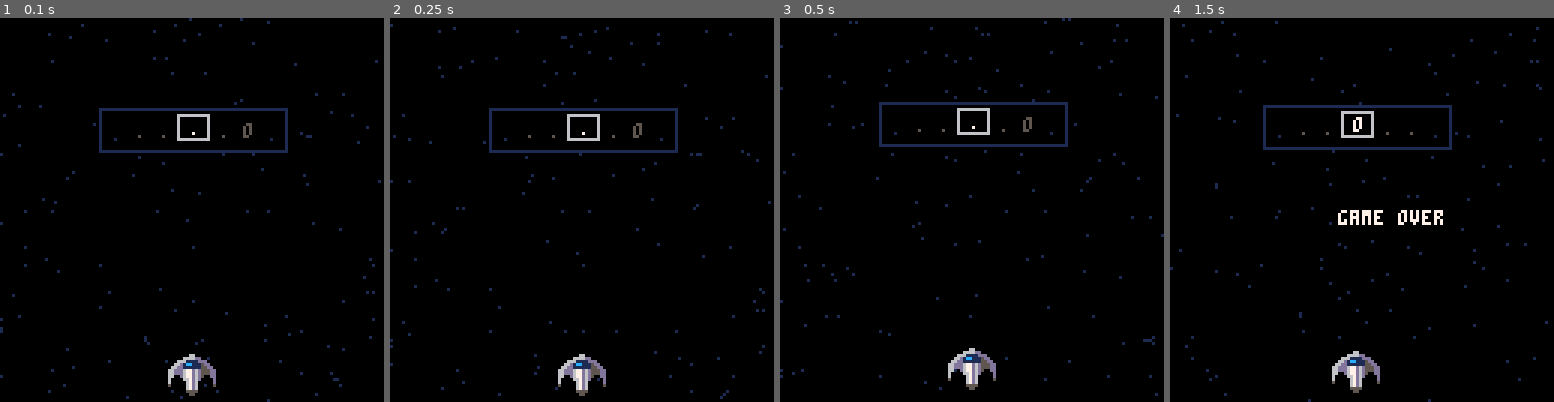
Above: before the commit, frames 1-4 (left to right).
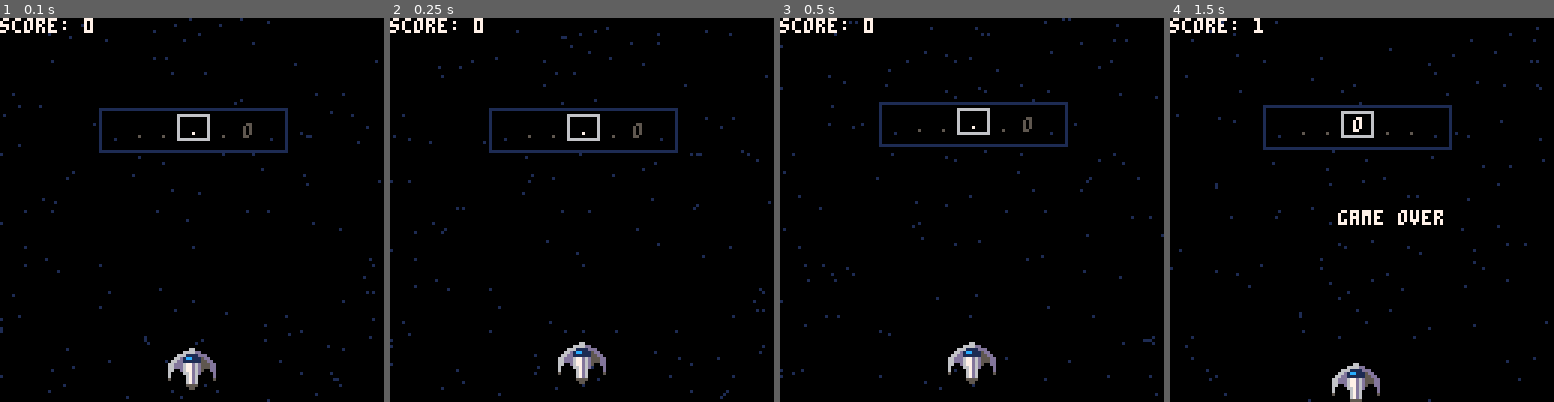
Above: after the commit, the same moments.

Repository: ryanford/EDM-Blastoff
Game: PICO-8 cartridge rhythm-game.p8
Two runs of this game, one before a commit and one after it. Both use one fixed random seed, a clock stepped at 60 frames per second and the inputs below.
Inputs:
- Up to frame 1 (0.1 s): no input
- Up to frame 2 (0.25 s): no input
- Up to frame 3 (0.5 s): tap X (X key) at 0.33 s
- Up to frame 4 (1.5 s): tap O (Z key) at 0.7 s; tap X (X key) at 1.07 s

The runs differ from the first frame. In frame 1, 1.0% of the frame differs, in the area x 0-57%, y 0-99%; in frame 2, 1.4%; in frame 3, 1.0%; in frame 4, 1.3%.

Commit message:
Score, forward movement

Diff:
--- a/rhythm-game.p8
+++ b/rhythm-game.p8
@@ -11,8 +11,9 @@
   p.spd=2
   p.sprite={1,p.x,p.y,2,2}
   p.lane=2
-  p.score=3
-
+  p.power=3
+
+  score=0
   state={}
   -- these defaults below will get removed when menu is made
   state.update=active_update
@@ -49,8 +50,8 @@
 end
 
 function active_update()
-  p.score = min(p.score,3)
-  if p.score <= 0 then
+  p.power = min(p.power,3)
+  if p.power <= 0 then
     gameover()
   end
   sync_music()
@@ -61,6 +62,7 @@
   update_smoke()
   spawn_smoke()
   update_player()
+  update_score()
   check_collisions()
   pattern_input()
   check_missed_beat()
@@ -74,7 +76,7 @@
   draw_obstacles()
   draw_smoke()
   draw_ship()
-  -- spr(unpack(p.sprite))
+  draw_score()
   draw_pattern()
 end
 
@@ -116,13 +118,11 @@
 function update_player()
   if btnp(0) then
     if (p.lane==1) return
-    printh(p.lane)
     p.dir=-1
     p.lane-=1
   end
   if btnp(1) then
     if (p.lane==3) return
-    printh(p.lane)
     p.dir=1
     p.lane+=1
   end
@@ -131,7 +131,9 @@
   else
     p.x += (lanes[p.lane] - p.x) * 0.3
   end
-  -- p.sprite[2]=p.x - 8
+  local forward_level=120-p.power*4
+  if (p.y>forward_level) p.y-=0.5
+  if (p.y<forward_level) p.y+=0.5
 end
 
 function spawn_obstacle()
@@ -236,19 +238,18 @@
     if current_step == 2 then
       local sounds = {10, 14, 15}
       sfx(sounds[flr(rnd(#sounds)+1)])
-      p.score += .2
+      p.power+= .2
     else
       pattern_mistake()
     end
     button_pressed = true
     btn_timer = time_now + 1
-    --printh("btnpress "..step)
   end
   if btnp(5) then
     if current_step == 3 then
       local sounds = {11, 13}
       sfx(sounds[flr(rnd(#sounds)+1)])
-      p.score += .2
+      p.power += .2
     else
       pattern_mistake()
     end
@@ -259,7 +260,7 @@
     if current_step == 4 then
       local sounds = {16}
       sfx(sounds[flr(rnd(#sounds)+1)])
-      p.score += .2
+      p.power += .2
     else
       pattern_mistake()
     end
@@ -267,13 +268,13 @@
     btn_timer = time_now + 1
     --printh("btnpress "..step)
   end
-  p.score = min(p.score,5)
+  p.power = min(p.power,3)
 end
 
 function pattern_mistake()
   shaketimer = 10
   sfx(12)
-  p.score -= 1
+  p.power-= 1
 end
 
 -- these global vars can move elsewhere at some point, but thought it would be
@@ -364,6 +365,14 @@
   end
 end
 
+function update_score()
+  score+=1*(p.power-1)*dt
+end
+
+function draw_score()
+  print("score: " .. flr(score),0,0,7)
+end
+
 function unpack(t,from,to)
   local from=from or 1
   local to=to or #t
